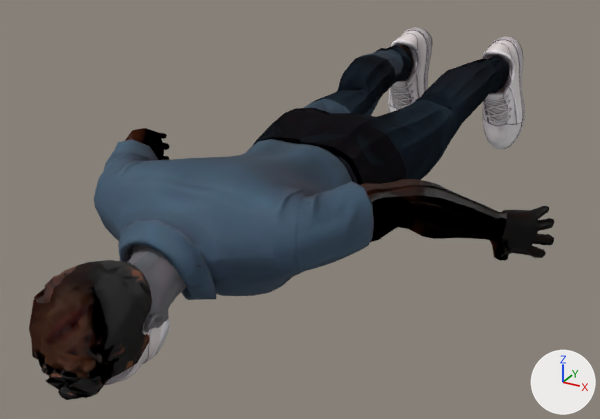
What one commit did to the glTF model games/amsterdam-coffeeshop/models/char4.glb.
Both versions are drawn from a camera (50 mm lens) standing at (0.829, -1.551, 0.68) and looking at (-0.051, 0.048, -0.12). The lights are fixed; the arrows at lower right show +X, +Y and +Z. The picture after the commit comes second. Where no turn or scale is listed for an object, it has been applied to the vertices.

Before the edit, the objects in view are built like this:
```python
ob_object_11 = bpy.data.objects.new('Object_11', me_object_2)
ob_object_11.location = (0.0, 0.0, 0.0)
ob_object_13 = bpy.data.objects.new('Object_13', me_object_3)
ob_object_13.location = (0.0, 0.0, 0.0)
ob_object_15 = bpy.data.objects.new('Object_15', me_mesh_4)
ob_object_15.location = (0.0, 0.0, 0.0)
ob_object_17 = bpy.data.objects.new('Object_17', me_object_5)
ob_object_17.location = (0.0, 0.0, 0.0)
ob_object_19 = bpy.data.objects.new('Object_19', me_object_6)
ob_object_19.location = (0.0, 0.0, 0.0)
ob_object_21 = bpy.data.objects.new('Object_21', me_object_7)
ob_object_21.location = (0.0, 0.0, 0.0)
```
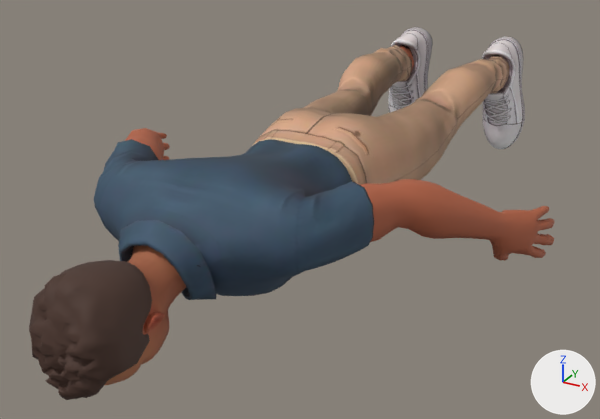
Pixel boxes [x1, y1, x2, y2] of what changed, in the pictures (600 x 419 px):
'Object_21', surface changed
    both: [119, 139, 374, 294]
'Object_17', surface changed (lighter)
    both: [252, 45, 509, 185]
'Object_13', surface changed (lighter)
    both: [29, 260, 152, 400]
'Object_11', surface changed
    both: [125, 45, 555, 261]
'Object_15', surface changed
    both: [105, 246, 186, 385]

Patch to the scene script:
```diff
--- a/games/amsterdam-coffeeshop/models/char4.glb.py
+++ b/games/amsterdam-coffeeshop/models/char4.glb.py
@@ img_image_2 @@
-img_image_2 = load_image('Image_2', '_unpacked/Image_2', 512, 512, 'Non-Color')
+img_image_2 = load_image('Image_2', '_unpacked/Image_2', 256, 256, 'sRGB')
@@ img_image_4 @@
-img_image_4 = load_image('Image_4', '_unpacked/Image_4', 512, 512, 'Non-Color')
+img_image_4 = load_image('Image_4', '_unpacked/Image_4', 512, 512, 'sRGB')
@@ mat_wolf3d_body_002 @@
 n0 = _N.new('ShaderNodeBsdfPrincipled'); n0.name = 'Principled BSDF'
-n0.inputs[2].default_value = 0.553  # 'Roughness'
+n0.inputs[2].default_value = 0.75  # 'Roughness'
 n1 = _N.new('ShaderNodeOutputMaterial'); n1.name = 'Material Output'
@@ mat_wolf3d_body_002 @@
 n2.image = img_image_1
-n3 = _N.new('ShaderNodeNormalMap'); n3.name = 'Normal Map'
-n3.uv_map = 'UVMap'
-n4 = _N.new('ShaderNodeTexImage'); n4.name = 'Image Texture.001'
-n4.image = img_image_2
 _L.new(n0.outputs[0], n1.inputs[0])  # 'BSDF' to 'Surface'
 _L.new(n2.outputs[0], n0.inputs[0])  # 'Color' to 'Base Color'
-_L.new(n3.outputs[0], n0.inputs[5])  # 'Normal' to 'Normal'
-_L.new(n4.outputs[0], n3.inputs[1])  # 'Color' to 'Color'
@@ mat_wolf3d_hair_002 @@
 n0 = _N.new('ShaderNodeBsdfPrincipled'); n0.name = 'Principled BSDF'
-n0.inputs[2].default_value = 0.845  # 'Roughness'
+n0.inputs[2].default_value = 0.75  # 'Roughness'
 n1 = _N.new('ShaderNodeOutputMaterial'); n1.name = 'Material Output'
 n2 = _N.new('ShaderNodeTexImage'); n2.name = 'Image Texture'
-n2.image = img_image_3
-n3 = _N.new('ShaderNodeNormalMap'); n3.name = 'Normal Map'
-n3.uv_map = 'UVMap'
-n4 = _N.new('ShaderNodeTexImage'); n4.name = 'Image Texture.001'
-n4.image = img_image_4
+n2.image = img_image_2
 _L.new(n0.outputs[0], n1.inputs[0])  # 'BSDF' to 'Surface'
 _L.new(n2.outputs[0], n0.inputs[0])  # 'Color' to 'Base Color'
-_L.new(n3.outputs[0], n0.inputs[5])  # 'Normal' to 'Normal'
-_L.new(n4.outputs[0], n3.inputs[1])  # 'Color' to 'Color'
@@ mat_wolf3d_skin_002 @@
 mat_wolf3d_skin_002 = principled_material('Wolf3D_Skin.002')
-mat_wolf3d_skin_002.texture = img_image_5
-mat_wolf3d_skin_002.roughness = 0.7
+mat_wolf3d_skin_002.texture = img_image_3
+mat_wolf3d_skin_002.roughness = 0.75
@@ mat_wolf3d_outfit_bottom @@
 n0 = _N.new('ShaderNodeBsdfPrincipled'); n0.name = 'Principled BSDF'
-n0.inputs[1].default_value = 0.5  # 'Metallic'
-n0.inputs[2].default_value = 0.876  # 'Roughness'
+n0.inputs[2].default_value = 0.75  # 'Roughness'
 n1 = _N.new('ShaderNodeOutputMaterial'); n1.name = 'Material Output'
 n2 = _N.new('ShaderNodeTexImage'); n2.name = 'Image Texture'
-n2.image = img_image_6
-n3 = _N.new('ShaderNodeNormalMap'); n3.name = 'Normal Map'
-n3.uv_map = 'UVMap'
-n4 = _N.new('ShaderNodeTexImage'); n4.name = 'Image Texture.001'
-n4.image = img_image_7
+n2.image = img_image_4
 _L.new(n0.outputs[0], n1.inputs[0])  # 'BSDF' to 'Surface'
 _L.new(n2.outputs[0], n0.inputs[0])  # 'Color' to 'Base Color'
-_L.new(n3.outputs[0], n0.inputs[5])  # 'Normal' to 'Normal'
-_L.new(n4.outputs[0], n3.inputs[1])  # 'Color' to 'Color'
@@ mat_wolf3d_outfit_footwear_002 @@
 n0 = _N.new('ShaderNodeBsdfPrincipled'); n0.name = 'Principled BSDF'
-n0.inputs[2].default_value = 0.553  # 'Roughness'
+n0.inputs[2].default_value = 0.75  # 'Roughness'
 n1 = _N.new('ShaderNodeOutputMaterial'); n1.name = 'Material Output'
 n2 = _N.new('ShaderNodeTexImage'); n2.name = 'Image Texture'
-n2.image = img_image_8
-n3 = _N.new('ShaderNodeNormalMap'); n3.name = 'Normal Map'
-n3.uv_map = 'UVMap'
-n4 = _N.new('ShaderNodeTexImage'); n4.name = 'Image Texture.001'
-n4.image = img_image_9
+n2.image = img_image_5
 _L.new(n0.outputs[0], n1.inputs[0])  # 'BSDF' to 'Surface'
 _L.new(n2.outputs[0], n0.inputs[0])  # 'Color' to 'Base Color'
-_L.new(n3.outputs[0], n0.inputs[5])  # 'Normal' to 'Normal'
-_L.new(n4.outputs[0], n3.inputs[1])  # 'Color' to 'Color'
@@ mat_wolf3d_outfit_top_002 @@
 n0 = _N.new('ShaderNodeBsdfPrincipled'); n0.name = 'Principled BSDF'
-n0.inputs[2].default_value = 0.795  # 'Roughness'
+n0.inputs[2].default_value = 0.75  # 'Roughness'
 n1 = _N.new('ShaderNodeOutputMaterial'); n1.name = 'Material Output'
 n2 = _N.new('ShaderNodeTexImage'); n2.name = 'Image Texture'
-n2.image = img_image_10
-n3 = _N.new('ShaderNodeNormalMap'); n3.name = 'Normal Map'
-n3.uv_map = 'UVMap'
-n4 = _N.new('ShaderNodeTexImage'); n4.name = 'Image Texture.001'
-n4.image = img_image_11
+n2.image = img_image_6
 _L.new(n0.outputs[0], n1.inputs[0])  # 'BSDF' to 'Surface'
 _L.new(n2.outputs[0], n0.inputs[0])  # 'Color' to 'Base Color'
-_L.new(n3.outputs[0], n0.inputs[5])  # 'Normal' to 'Normal'
-_L.new(n4.outputs[0], n3.inputs[1])  # 'Color' to 'Color'
```
